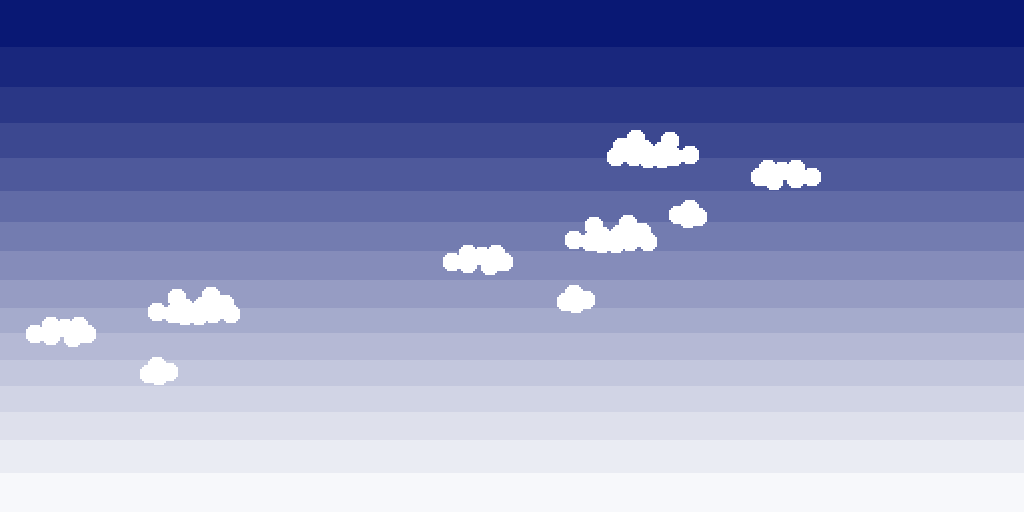
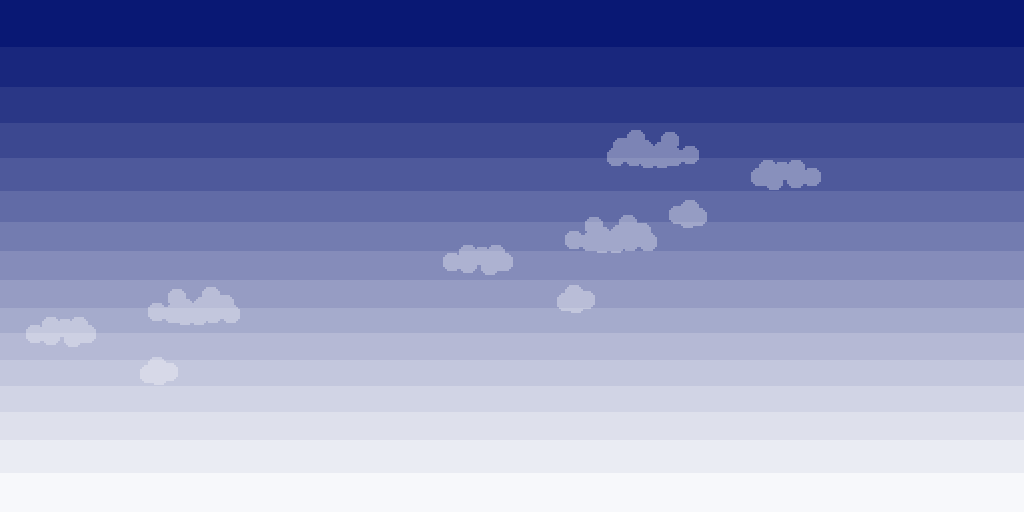
Comparing the layer stacks of the two 1024px x 512px images. Changes:
"clouds" (1st of 2): opacity 100% → 33% over [26, 130, 821, 385]
